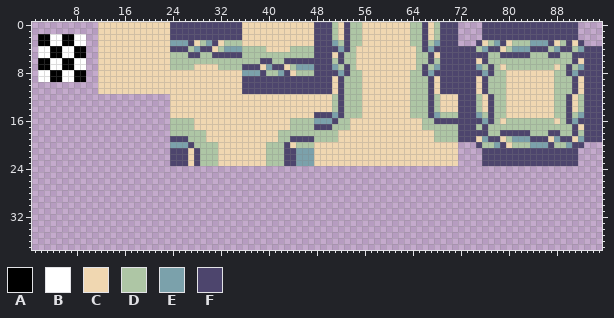
Two states of a sprite sheet, TowerOfDreams/tilesets/tFloor3/output_tileset.png. That is the earlier state.
The file is 96x96 pixels. Shown: x 1..95, y 0..37.
Palette (. is transparent): A #000000  B #ffffff  C #f0d7b1  D #aec6a5  E #7ba1ab  F #4d456d
Pixels before (only the part around the change), first column x 55:
21 CCCCCCCCCCCCCCCCC....FFFFFFFFFFFFFFFF....
22 CCCCCCCCCCCCCCCCC....FFFFFFFFFFFFFFFF....
23 CCCCCCCCCCCCCCCCC....FFFFFFFFFFFFFFFF....
24 .........................................
25 .........................................
26 .........................................
27 .........................................
28 .........................................
29 .........................................
30 .........................................
31 .........................................
32 .........................................
33 .........................................
34 .........................................
35 .........................................
36 .........................................
37 .........................................
The same view after the edit:
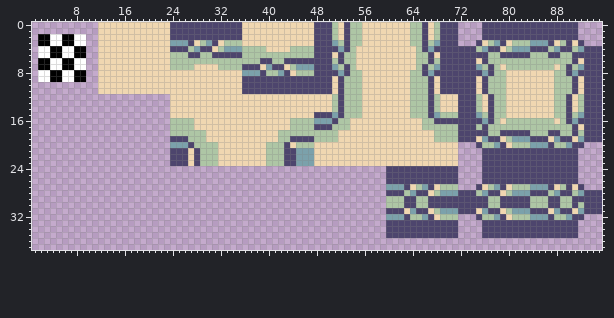
Diff:
Changed rows in their new state; - is an unchanged pixel.
first column x 60:
24 FFFFFFFFFFFF----FFFFFFFFFFFFFFFF----
25 FFFFFFFFFFFF----FFFFFFFFFFFFFFFF----
26 FFFFFFFFFFFF----FFFFFFFFFFFFFFFF----
27 EEEFCDEFCDDD---FCDEFCDDDEEEFCDFCF---
28 FFFDEFFCDEEEFFFDEFFCDEEEFFFDEFFDEFFF
29 DDDFFDDFFFFFFFFFFDDFFFFFDDDFFDDFFFFF
30 DDDFFDDFFFFFFFFFFDDFFFFFDDDFFDDFDFFF
31 FFFCEFFCDEEEFFFCEFFCDEEEFFFCEFFCEFFF
32 EEEFDDEFCDDD---FDDEFCDDDEEEFDDEFF---
33 FFFFFFFFFFFF----FFFFFFFFFFFFFFFF----
34 FFFFFFFFFFFF----FFFFFFFFFFFFFFFF----
35 FFFFFFFFFFFF----FFFFFFFFFFFFFFFF----
Boxes around the changes in both pictures, in picture pixels (x1, y1, x2, y2):
added: (386, 166, 602, 238)
